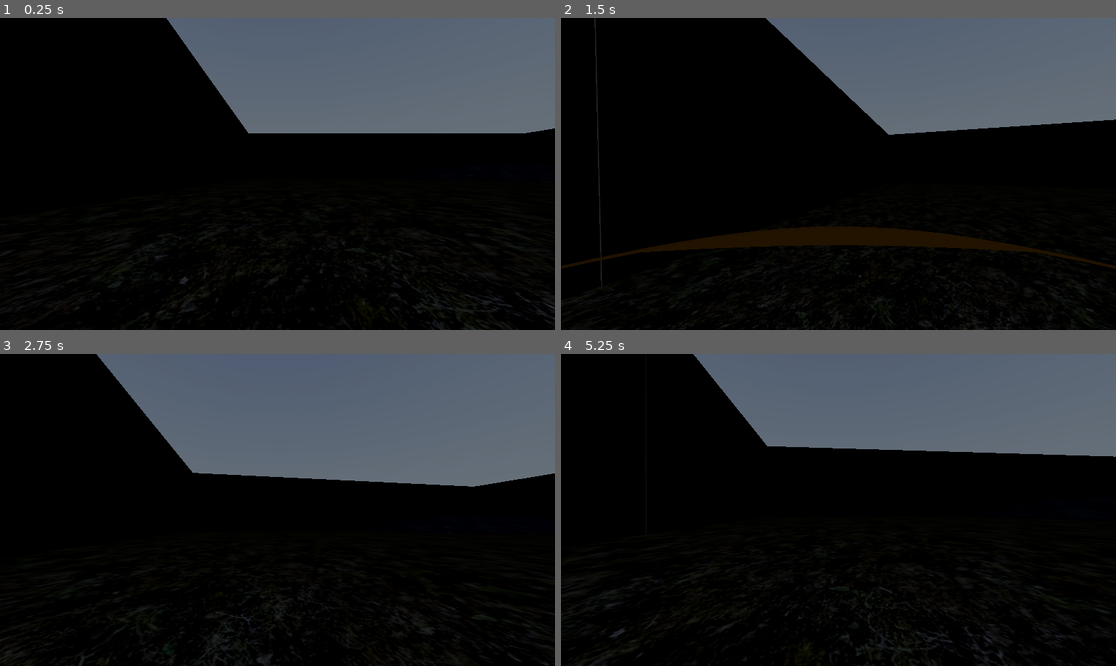
Above: before the commit, frames 1-4 (two rows, left to right).
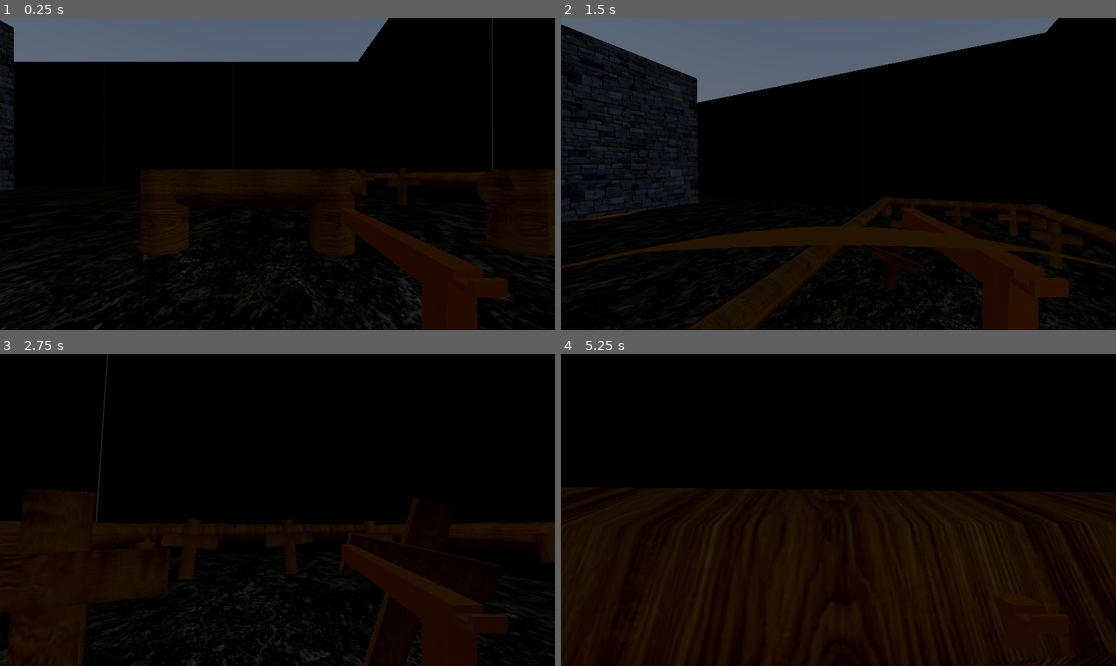
Above: after the commit, the same moments.

Repository: Edgar-Loop/LopezEdgar-FirstPersonGame
Game: Godot game, scene res://Scenes/Main.tscn
Two runs of this game, one before a commit and one after it. Both use one fixed random seed, a clock stepped at 60 frames per second and the inputs below. A sky picture missing from this copy of the repository is replaced by a grey-blue gradient.
Inputs (mouse positions are in pixels of both pictures, inside the frame that each line leads up to):
- Up to frame 1 (0.25 s): no input
- Up to frame 2 (1.5 s): tap Enter (ui_accept) at 0.5 s; move the mouse to (866, 174) at 0.52 s; hold W (Forward) from 0.53 s (still down); click (866, 174) at 0.6 s; tap Space (Jump) at 0.77 s; move the mouse to (810, 174) at 1.27 s; tap Ctrl (Crouch) at 1.35 s
- Up to frame 3 (2.75 s): keep holding W (Forward); tap Space (Jump) at 1.52 s; click (249, 510) at 1.55 s; move the mouse to (288, 503) at 2.02 s; hold Shift (Sprint) from 2.03 s (still down); click (288, 503) at 2.3 s
- Up to frame 4 (5.25 s): keep holding W (Forward); move the mouse to (832, 516) at 2.77 s; release Shift (Sprint) at 2.78 s; click (832, 516) at 2.85 s; tap Space (Jump) at 3.02, 3.77, 4.52 s; move the mouse to (877, 513) at 3.52 s; click (877, 513) at 3.6 s; move the mouse to (794, 506) at 4.27 s; tap Ctrl (Crouch) at 4.35 s; click (794, 506) at 4.55 s; move the mouse to (844, 510) at 5.02 s; hold Shift (Sprint) from 5.03 s (still down)

The runs differ from the first frame. In frame 1, 30% of the frame differs, in the area x 0-100%, y 0-100%; in frame 2, 30%; in frame 3, 40%; in frame 4, 46%.

Commit message:
Gun addition
I have added banana gun that shoots banana

Diff:
--- a/Scenes/Main.tscn
+++ b/Scenes/Main.tscn
@@ -8,6 +8,7 @@
 [ext_resource type="Texture2D" uid="uid://bm34kawj0c4ma" path="res://Addons/Material/OakWoodMaterial.webp" id="3_v1gob"]
 [ext_resource type="PackedScene" uid="uid://bhaj66gg23hag" path="res://Scenes/house.tscn" id="4_vy5pj"]
 [ext_resource type="PackedScene" uid="uid://d1lyjywbng4uy" path="res://Scenes/cross.tscn" id="6_50glp"]
+[ext_resource type="PackedScene" uid="uid://c6vggwswprn4m" path="res://Scenes/gun.tscn" id="9_vy5pj"]
 
 [sub_resource type="StandardMaterial3D" id="StandardMaterial3D_0sclb"]
 albedo_texture = ExtResource("1_jw32o")
@@ -641,7 +642,7 @@
 shadow_enabled = true
 
 [node name="Player" type="CharacterBody3D" parent="." unique_id=1942950186]
-transform = Transform3D(1, 0, 0, 0, 1, 0, 0, 0, 1, -57, 1, 58)
+transform = Transform3D(-1, 0, 8.742278e-08, 0, 1, 0, -8.742278e-08, 0, -1, -57, 1, 58)
 script = ExtResource("3_pbw6q")
 
 [node name="standing_collision_shape" type="CollisionShape3D" parent="Player" unique_id=775800185]
@@ -655,6 +656,12 @@
 transform = Transform3D(1, 0, 0, 0, 1, 0, 0, 0, 1, 0, 0.8, 0)
 
 [node name="Camera3D" type="Camera3D" parent="Player/Head" unique_id=2129692389]
+
+[node name="Gun" parent="Player/Head/Camera3D" unique_id=1098632179 instance=ExtResource("9_vy5pj")]
+transform = Transform3D(0.07999998, 0, -5.5511172e-15, 0, 0.09999996, 0, 4.440892e-16, 0, 1.0000001, 0.5, -0.29999995, -0.97701645)
+
+[node name="barrel" type="Node3D" parent="Player/Head/Camera3D/Gun" unique_id=1088052235]
+transform = Transform3D(1, 0, 0, 0, 1, 0, -3.5527137e-15, 0, 1, 0, 0, -0.7004204)
 
 [node name="RayCast3D" type="RayCast3D" parent="Player" unique_id=2053177386]
 target_position = Vector3(0, 2, 0)
--- /dev/null
+++ b/Scenes/bullet.tscn
@@ -0,0 +1,24 @@
+[gd_scene format=3 uid="uid://bccee41n7vu7y"]
+
+[ext_resource type="Script" uid="uid://caylt7xj6w6up" path="res://bullet.gd" id="1_xjght"]
+[ext_resource type="Texture2D" uid="uid://otd6n52elydg" path="res://assets/textures/dev/grids/Orange/texture_05.png" id="2_oduel"]
+
+[sub_resource type="StandardMaterial3D" id="StandardMaterial3D_ycag2"]
+albedo_texture = ExtResource("2_oduel")
+
+[sub_resource type="CylinderMesh" id="CylinderMesh_oduel"]
+
+[sub_resource type="CylinderShape3D" id="CylinderShape3D_xjght"]
+
+[node name="Bullet" type="CharacterBody3D" unique_id=1109071475]
+transform = Transform3D(1, 0, 0, 0, 1, 0, 0, 0, 1, 0, 0.1, 0)
+script = ExtResource("1_xjght")
+
+[node name="MeshInstance3D" type="MeshInstance3D" parent="." unique_id=1283577526]
+transform = Transform3D(3, 0, 0, 0, -1.8853312e-08, 2.9999998, 0, -0.43131348, -1.3113414e-07, 0, 0, 0)
+material_override = SubResource("StandardMaterial3D_ycag2")
+mesh = SubResource("CylinderMesh_oduel")
+
+[node name="CollisionShape3D" type="CollisionShape3D" parent="." unique_id=1734339514]
+transform = Transform3D(3, 0, 0, 0, 0.0028811486, -2.789488, 0, 0.3856904, 0.020837775, 0, 0, 0)
+shape = SubResource("CylinderShape3D_xjght")
--- /dev/null
+++ b/Scenes/gun.tscn
@@ -0,0 +1,26 @@
+[gd_scene format=3 uid="uid://c6vggwswprn4m"]
+
+[ext_resource type="Texture2D" uid="uid://otd6n52elydg" path="res://assets/textures/dev/grids/Orange/texture_05.png" id="1_nxj5y"]
+
+[sub_resource type="StandardMaterial3D" id="StandardMaterial3D_oqrbh"]
+albedo_texture = ExtResource("1_nxj5y")
+
+[node name="Gun" type="CSGBox3D" unique_id=1098632179]
+transform = Transform3D(0.07999998, 0, 0, 0, 0.09999996, 0, 4.440892e-16, 0, 1.0000001, 0, 0, 0)
+material_override = SubResource("StandardMaterial3D_oqrbh")
+
+[node name="Handle" type="CSGBox3D" parent="." unique_id=1934423681]
+transform = Transform3D(0.99999994, 1.0927844e-07, -3.2783552e-07, -6.993824e-08, -4.3711385e-08, -3.000002, -6.99382e-09, 0.099999934, -1.31134135e-08, 0, -1, 0.37701797)
+
+[node name="Hammer" type="CSGBox3D" parent="." unique_id=1897356653]
+transform = Transform3D(1.1956762, 1.1574805e-07, -6.5567086e-08, -8.362351e-08, -4.6299213e-08, -0.6000003, -8.362348e-09, 0.105920166, -2.6226827e-09, 0, -0.2111092, 0.4656465)
+operation = 2
+size = Vector3(1, 0.7149658, 1.0313721)
+
+[node name="Pos" type="Node3D" parent="." unique_id=1063935975]
+transform = Transform3D(1, 0, 0, 0, 1, 0, -2.646978e-23, 0, 1, 0, 0, -0.52877027)
+
+[node name="Hammer2" type="CSGBox3D" parent="." unique_id=1389809763]
+transform = Transform3D(1.1956762, 6.395846e-08, -2.965751e-08, -8.362351e-08, -2.558338e-08, -0.27139407, -8.362347e-09, 0.0585279, -1.1863001e-09, 0, 0.4214637, 0.4656465)
+operation = 2
+size = Vector3(1, 0.7149658, 1.0313721)
--- a/Scripts/player.gd
+++ b/Scripts/player.gd
@@ -21,6 +21,9 @@
 
 
 var gravity = ProjectSettings.get_setting("physics/3d/default_gravity")
+
+var bullet = load("res://Scenes/bullet.tscn")
+@onready var pos = $Head/Camera3D/Gun/barrel
 
 func _ready():
 	Input.set_mouse_mode(Input.MOUSE_MODE_CAPTURED)
@@ -65,4 +68,10 @@
 		velocity.x = move_toward(velocity.x, 0, current_speed)
 		velocity.z = move_toward(velocity.z, 0, current_speed)
 
+	if Input.is_action_just_pressed("Shoot"):
+		var instance = bullet.instantiate()
+		instance.global_transform = pos.global_transform
+		get_parent().add_child(instance)
+
+		print("Bullet spawned at: ", instance.global_position)
 	move_and_slide()
--- /dev/null
+++ b/bullet.gd
@@ -0,0 +1,6 @@
+extends CharacterBody3D
+
+var speed = 50.0
+
+func _physics_process(delta):
+	global_position += -global_transform.basis.z * speed * delta
--- a/project.godot
+++ b/project.godot
@@ -57,6 +57,11 @@
 "events": [Object(InputEventKey,"resource_local_to_scene":false,"resource_name":"","device":-1,"window_id":0,"alt_press …(195 unchanged characters)…
 ]
 }
+Shoot={
+"deadzone": 0.2,
+"events": [Object(InputEventMouseButton,"resource_local_to_scene":false,"resource_name":"","device":-1,"window_id":0,"alt_pressed":false,"shift_pressed":false,"ctrl_pressed":false,"meta_pressed":false,"button_mask":0,"position":Vector2(0, 0),"global_position":Vector2(0, 0),"factor":1.0,"button_index":1,"canceled":false,"pressed":false,"double_click":false,"script":null)
+]
+}
 
 [physics]
 
Not shown, added: bullet.gd.uid
